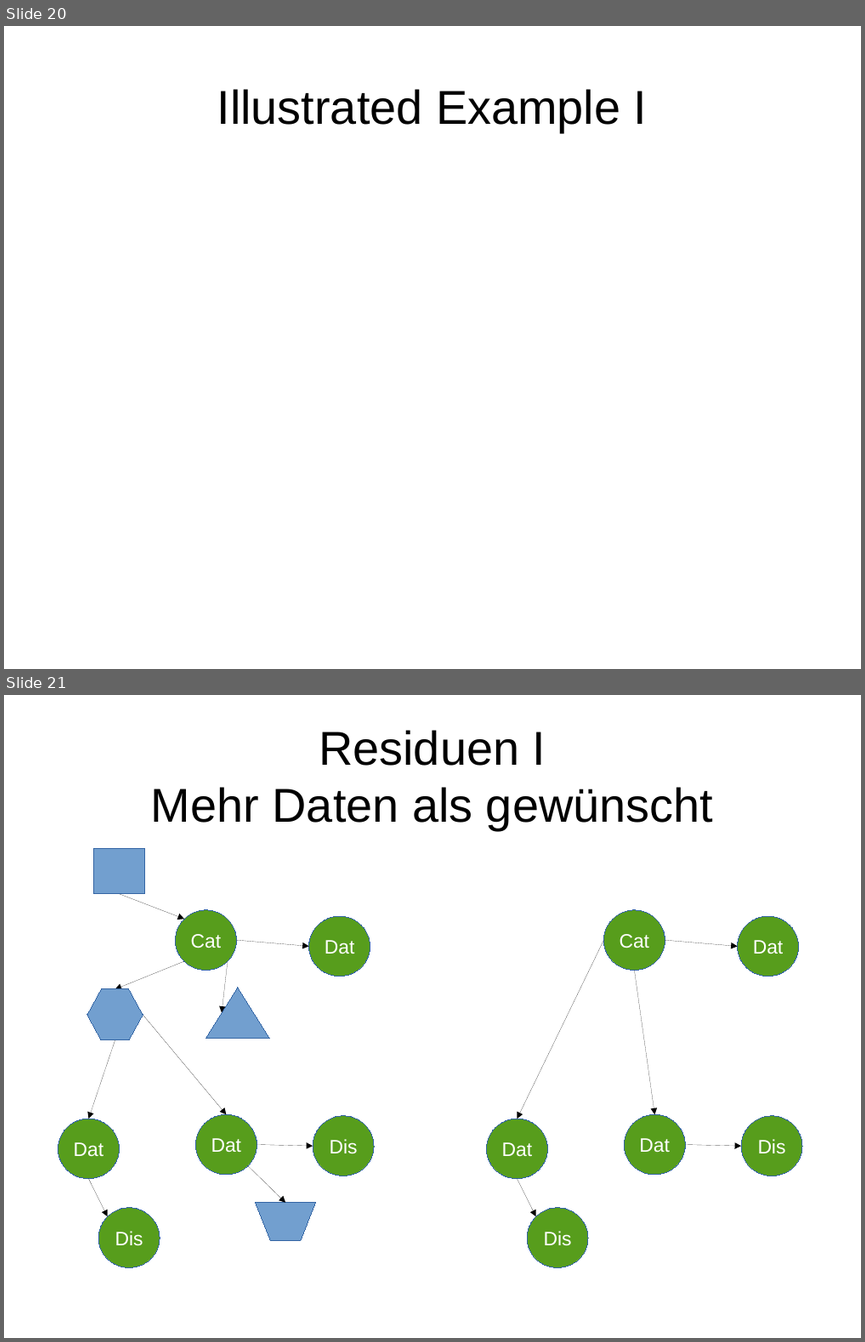
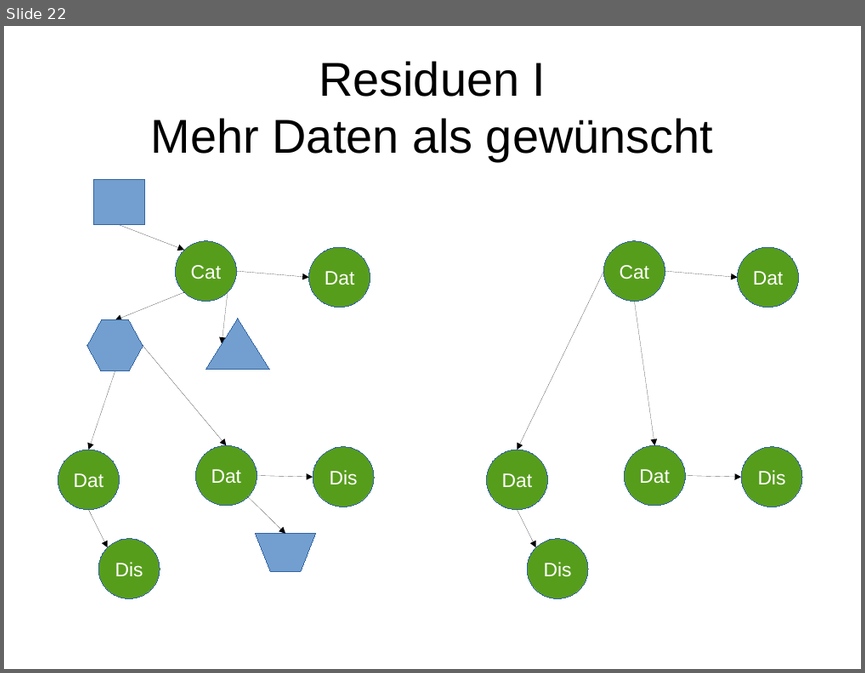
Before and after one commit to BB-Open/pkan_dcatapde, a slide deck: docs/figures/plone2018.odp. Shown one above the other, each under a label of ours: slides 20 and 21 before the commit, slide 22 after it. The pictures are 865x1342 and 865x673 pixels, drawn with LibreOffice and Linux fonts; fonts in the diff are those of the drawing. Boxes give left, top, right and bottom in pixels: in the first picture for what was removed or moved away, otherwise in the second. Text is boxed around its words. In the diff, an @@ line names an element or a change of style, - is before the commit and + after.

```diff
--- a/docs/figures/plone2018.odp
+++ b/docs/figures/plone2018.odp
@@ slide 20 removed at (4,26,861,669), background #FFFFFF @@
@@ title removed at (217,89,647,132) @@
-Illustrated Example I
@@ what was slide 21 is now slide 22 @@
```
Also in this commit, not shown: 7 slides changed, 2 slides added, 1 other file.
